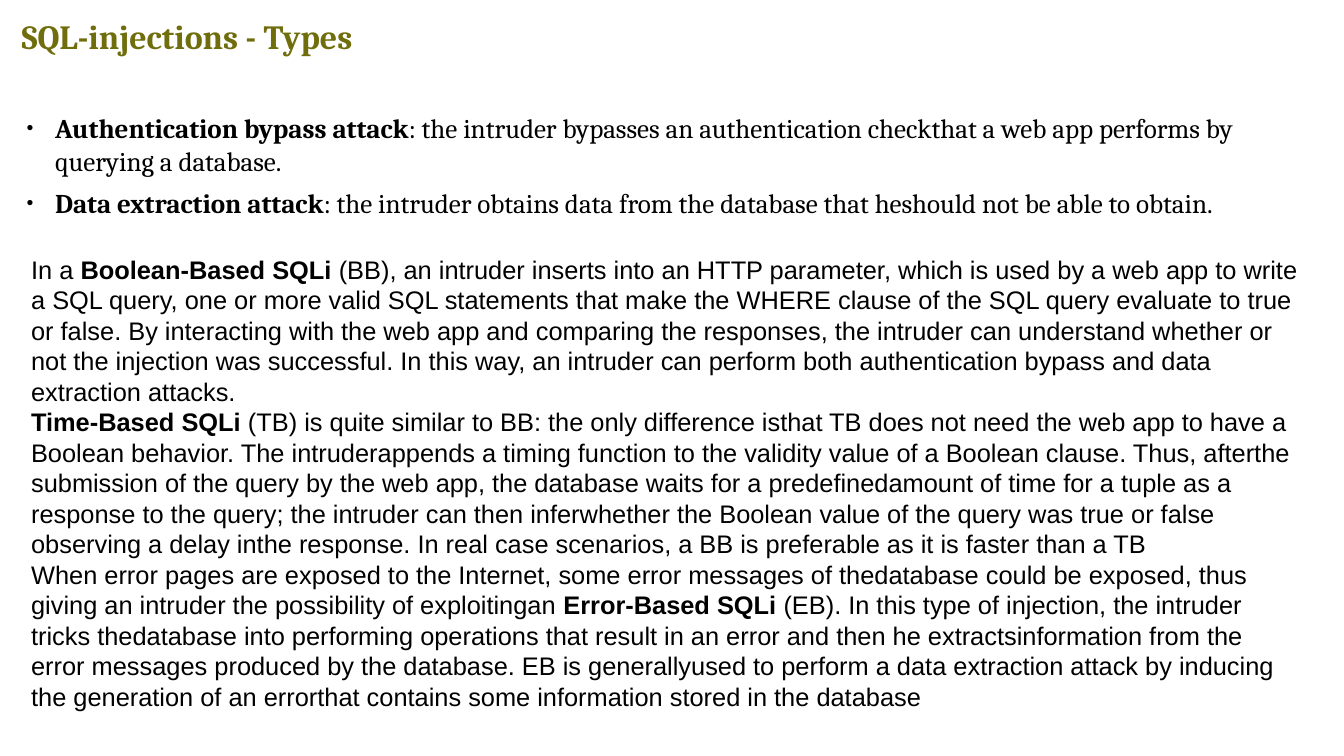
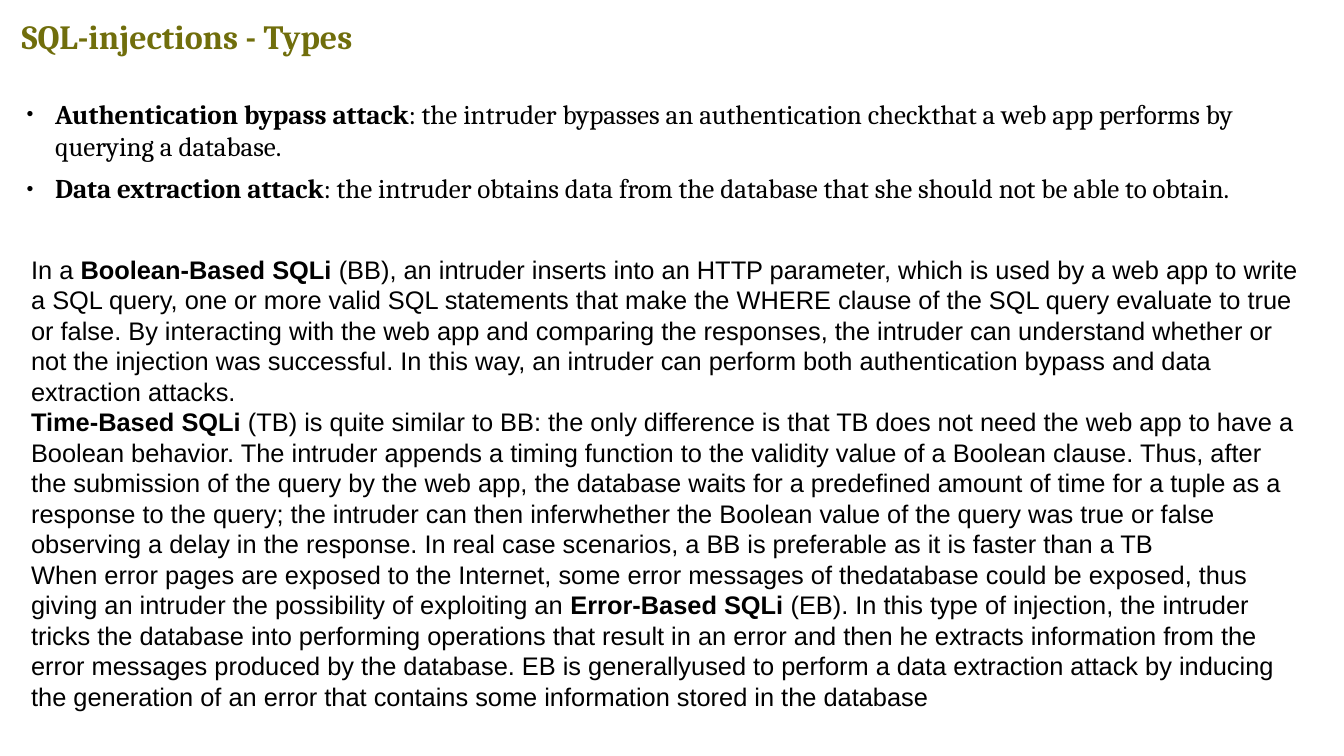
Before and after one commit to v-research/edu, a slide deck: slide 14 of second_year_2020/lesson_1/databases_dbms_sql.odp (slide 13 before the commit). Drawn at 1344x756 pixels with LibreOffice and Linux fonts; fonts in the diff are those of the drawing. Boxes give left, top, right and bottom in pixels: in the first picture for what was removed or moved away, otherwise in the second. Text is boxed around its words. In the diff, an @@ line names an element or a change of style, - is before the commit and + after.

```diff
--- a/second_year_2020/lesson_1/databases_dbms_sql.odp
+++ b/second_year_2020/lesson_1/databases_dbms_sql.odp
@@ text "Authentication bypass attack: the intruder ..." moved from (x1=55, y1=119, x2=1233, y2=214) to (x1=55, y1=105, x2=1233, y2=199) @@
@@ text at (x1=55, y1=179, x2=1230, y2=199): text changed @@
-● Data extraction attack: the intruder obtains data from the database that heshould not be able to obtain.
+● Data extraction attack: the intruder obtains data from the database that she should not be able to obtain.
@@ text at (x1=31, y1=412, x2=1293, y2=711): spaces changed @@
-Time-Based SQLi (TB) is quite similar to BB: the only difference isthat TB does not need the web app to have a Boolean behavior. The intruderappends a timing function to the validity value of a Boolean clause. Thus, afterthe submission of the query by the web app, the database waits for a predefinedamount of time for a tuple as a response to the query; the intruder can then inferwhether the Boolean value of the query was true or false observing a delay inthe response. In real case scenarios, a BB is preferable as it is faster than a TB
-When error pages are exposed to the Internet, some error messages of thedatabase could be exposed, thus giving an intruder the possibility of exploitingan Error-Based SQLi (EB). In this type of injection, the intruder tricks thedatabase into performing operations that result in an error and then he extractsinformation from the error messages produced by the database. EB is generallyused to perform a data extraction attack by inducing the generation of an errorthat contains some information stored in the database
+Time-Based SQLi (TB) is quite similar to BB: the only difference is that TB does not need the web app to have a Boolean behavior. The intruder appends a timing function to the validity value of a Boolean clause. Thus, after the submission of the query by the web app, the database waits for a predefined amount of time for a tuple as a response to the query; the intruder can then inferwhether the Boolean value of the query was true or false observing a delay in the response. In real case scenarios, a BB is preferable as it is faster than a TB
+When error pages are exposed to the Internet, some error messages of thedatabase could be exposed, thus giving an intruder the possibility of exploiting an Error-Based SQLi (EB). In this type of injection, the intruder tricks the database into performing operations that result in an error and then he extracts information from the error messages produced by the database. EB is generallyused to perform a data extraction attack by inducing the generation of an error that contains some information stored in the database
```
Also in this commit, not shown: 4 other slides changed, 1 slide added, 1 other file.
